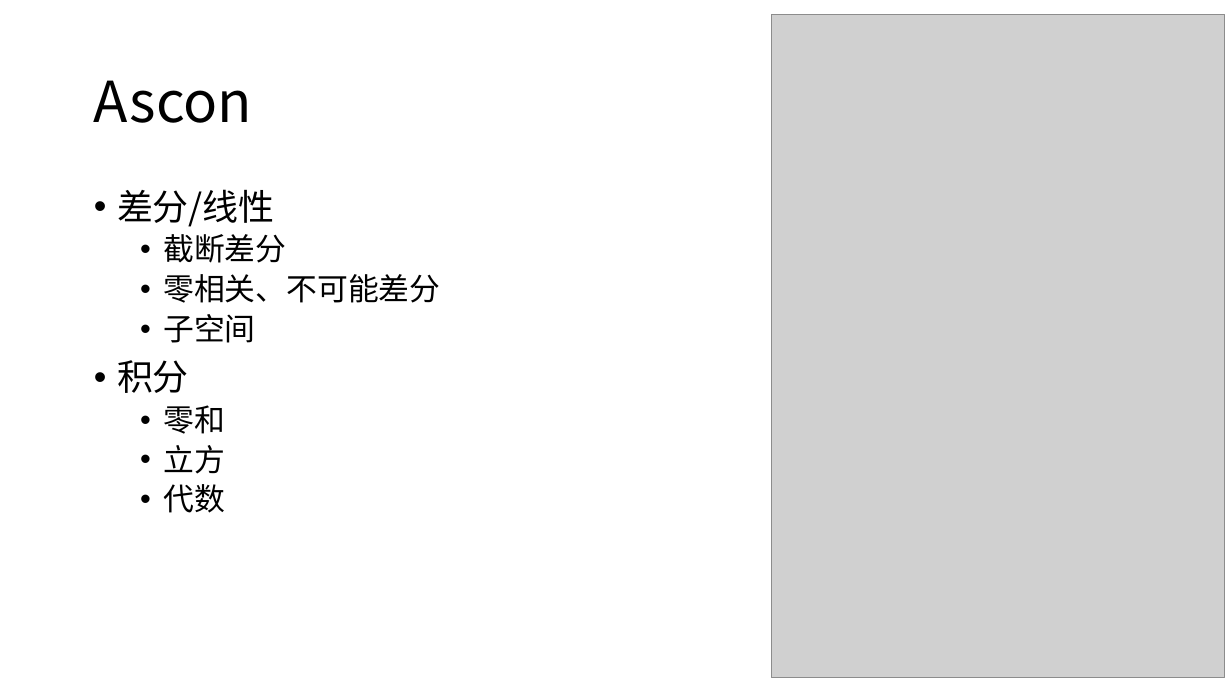
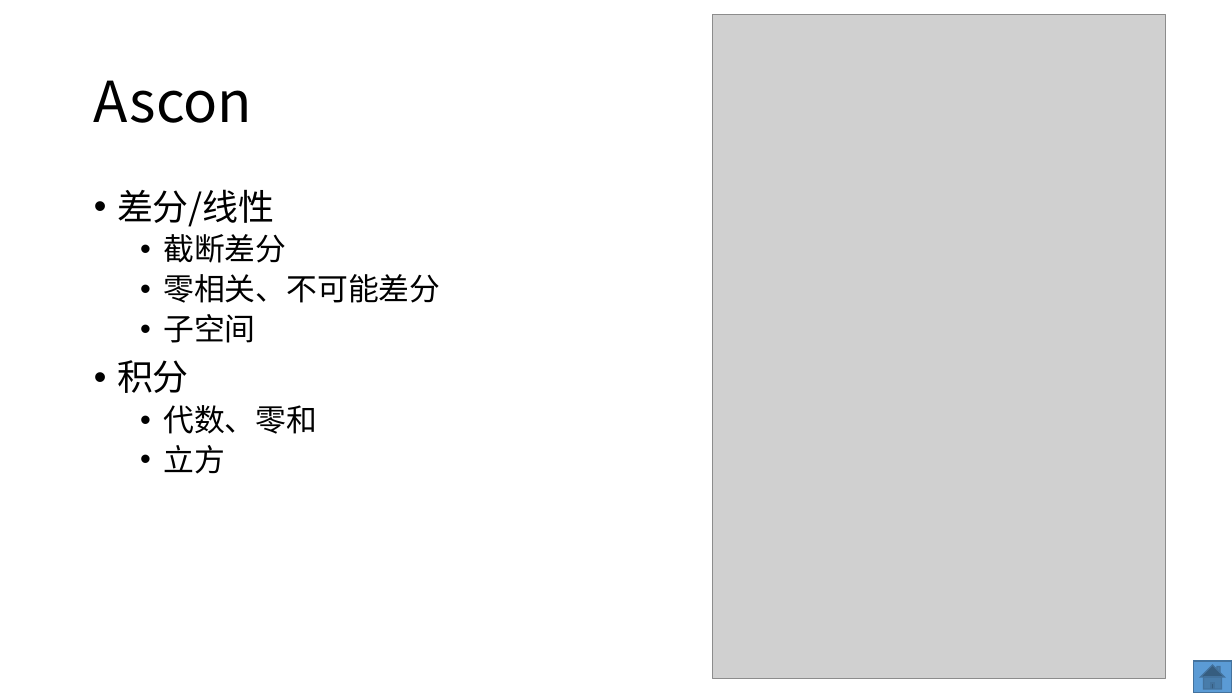
Before and after one commit to dtykira/LWC_finalists, a slide deck: slide 16 of round3.pptx (slide 3 before the commit). Drawn at 1232x693 pixels with LibreOffice and Linux fonts; fonts in the diff are those of the drawing; grey boxes stand for pictures. Boxes give left, top, right and bottom in pixels: in the first picture for what was removed or moved away, otherwise in the second. Text is boxed around its words. In the diff, an @@ line names an element or a change of style, - is before the commit and + after.

```diff
--- a/round3.pptx
+++ b/round3.pptx
@@ picture: place and size @@
-picture at (772, 14, 1226, 677)
+picture at (713, 15, 1166, 678)
@@ text at (163, 405, 317, 434): text changed @@
-  • 零和
+  • 代数、零和
@@ text at (163, 484, 225, 513): paragraph removed @@
-  • 代数
@@ action button home added at (1193, 661, 1232, 693), fill #5B9BD5, outline #43739E 1 pt @@
```
Also in this commit, not shown: 15 other slides changed, 3 slides added, 6 slides removed, 3 other files.
